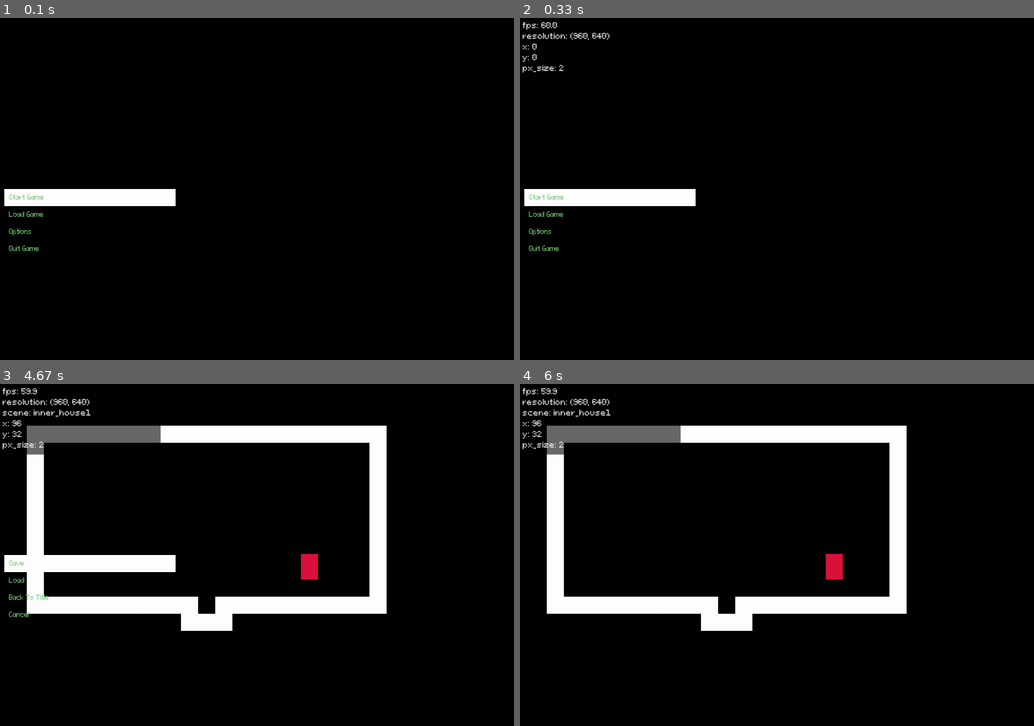
Above: before the commit, frames 1-4 (two rows, left to right).
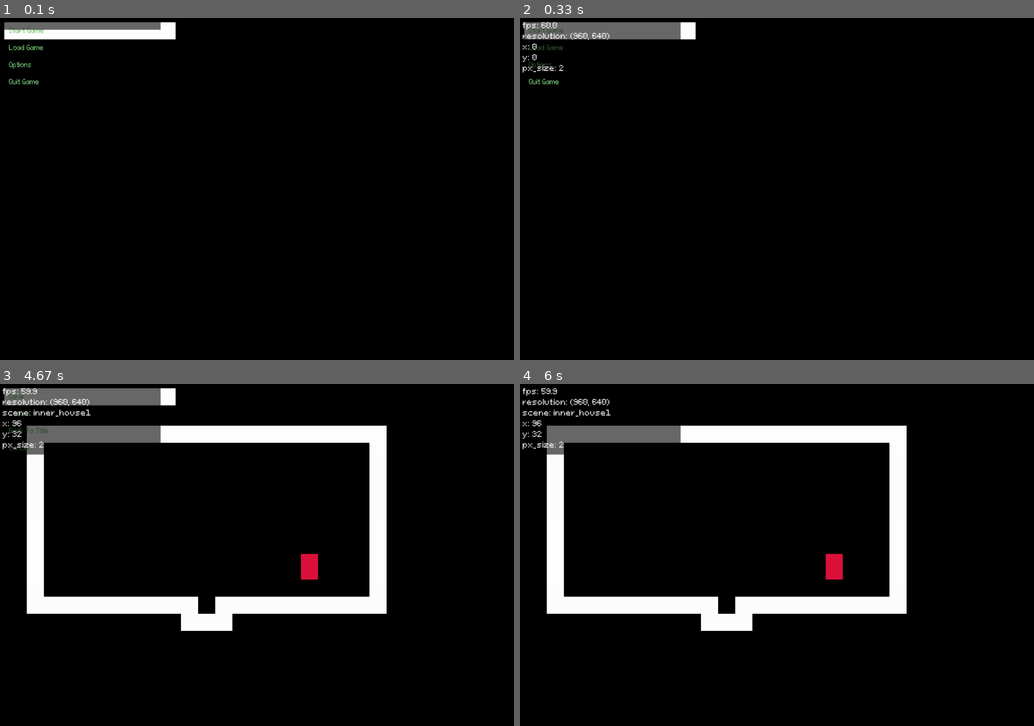
Above: after the commit, the same moments.

Repository: kritserv/rpg-maker-style-top-down-game-template
Game: pygame game, started from main.py
Two runs of this game, one before a commit and one after it. Both use one fixed random seed, a clock stepped at 60 frames per second and the inputs below.
Inputs:
- Up to frame 1 (0.1 s): no input
- Up to frame 2 (0.33 s): no input
- Up to frame 3 (4.67 s): tap Enter at 0.33 s; hold Right 0.67-1.13 s; hold Up 1.17-1.47 s; hold Left 2-2.53 s; hold Down 2.57-2.87 s; hold Left 2.9-3.3 s; hold Up 3.33-3.7 s; hold Right 3.73-4.37 s; tap X at 4.4 s
- Up to frame 4 (6 s): hold Down 4.73-5.1 s; tap Space at 5.63 s; hold Right from 5.97 s (still down)

The runs differ from the first frame. In frame 1, 3.7% of the frame differs, in the area x 0-35%, y 1-69%; in frame 2, 3.6%; in frame 3, 3.4%; in frame 4, nothing differs.

Commit message:
add load game from save

Diff:
--- a/main.py
+++ b/main.py
@@ -13,8 +13,9 @@
 	print_debug, load_screen_from_json, \
 	toggle_full_screen, update_size, \
 	load_scene_from_json, load_event_from_json, \
+	load_save_from_json, \
 	Player, TopDownMap, Camera, BlackBar, \
-	Timer, SceneManager, Event, Cursor, Menu
+	Timer, SceneManager, SaveManager, Event, Cursor, Menu
 
 pg.display.set_caption("game_title")
 pg.display.set_icon(pg.image.load("asset/img/icon.png"))
@@ -54,6 +55,13 @@
 	event = Event(
 		event_dict, player, scene_manager
 		)
+
+	save_manager = SaveManager(load_save_from_json())
+	save_manager.save_menu, save_manager.load_menu = Menu(Cursor(screen)), Menu(Cursor(screen))
+	save_manager.create_buttons()
+	print(save_manager.save_dict)
+	print(save_manager.save_menu.buttons)
+	print(save_manager.load_menu.buttons)
 
 	title_screen_menu = Menu(Cursor(screen))
 	title_screen_menu.buttons = [
@@ -119,7 +127,7 @@
 				event.trigger(start_event["effect"])
 				game_state = "main_game"
 			elif selected == "Load Game":
-				# game_state = "load_game_menu"
+				game_state = "load_game_menu"
 				pass
 			elif selected == "Options":
 				# game_state = "options_menu"
@@ -202,8 +210,40 @@
 					debug_timer.restart()
 				print_debug(debug_list)
 
-		else:
-			pass
+		elif game_state == "load_game_menu":
+
+			# ================ [ LOAD GAME LOGIC ] ==============
+
+			selected = save_manager.load_menu.update(dt, key, interact)
+			if selected == "Load From Slot 0":
+				event.trigger(save_manager.save_dict["0"])
+				game_state = "main_game"
+			elif selected == "Cancel":
+				game_state = "title_screen_menu"
+			else:
+				pass
+
+			# =============== [ LOAD GAME GRAPHIC ] ==============
+
+			save_manager.load_menu.resize(pixel_size)
+
+			screen.fill(black)
+			black_bar.draw_if_set(curr_width, curr_height, ratio)
+			save_manager.load_menu.draw(pixel_size)
+
+			# ================= [ TEST ] ===================
+
+			if debug:
+				if debug_timer.time_now() > 0.1:
+					debug_list = [
+						f"fps: {curr_fps()}",
+						f"resolution: {(curr_width, curr_height)}",
+						f"x: {save_manager.load_menu.cursor.pos[0]}",
+						f"y: {save_manager.load_menu.cursor.pos[1]}",
+						f"px_size: {pixel_size}"
+					]
+					debug_timer.restart()
+				print_debug(debug_list)
 
 		# ================= [ PYGAME STUFF ] ================
 
--- a/src/__init__.py
+++ b/src/__init__.py
@@ -3,10 +3,10 @@
 	default_screen_size, black, font_x1, font_x2, font_x3
 from .func import check_pygame_event, blit_text, print_debug, \
 	load_screen_from_json, toggle_full_screen, \
-	update_size, load_scene_from_json, load_event_from_json
+	update_size, load_scene_from_json, load_event_from_json, load_save_from_json
 from .entity import Player, TopDownMap, Camera, \
-	BlackBar, Timer, SceneManager, Event, Cursor, Menu
+	BlackBar, Timer, SceneManager, Event, Cursor, Menu, SaveManager
 
 __all__ = [clock_tick, curr_fps, default_screen_width, default_screen_height, default_screen_size, black, font_x1, font_x2, font_x3,
-	check_pygame_event, blit_text, print_debug, load_screen_from_json, load_event_from_json, toggle_full_screen, update_size, load_scene_from_json,
-	Player, TopDownMap, Camera, BlackBar, Timer, SceneManager, Event, Cursor, Menu]
+	check_pygame_event, blit_text, print_debug, load_screen_from_json, load_event_from_json, toggle_full_screen, update_size, load_scene_from_json, load_save_from_json,
+	Player, TopDownMap, Camera, BlackBar, Timer, SceneManager, Event, Cursor, Menu, SaveManager]
--- a/src/entity/__init__.py
+++ b/src/entity/__init__.py
@@ -7,5 +7,6 @@
 from .event import Event
 from .cursor import Cursor
 from .menu import Menu
+from .game_save_manager import SaveManager
 
-__all__ = (BlackBar, TopDownMap, Player, Camera, Timer, SceneManager, Event, Cursor, Menu)
+__all__ = (BlackBar, TopDownMap, Player, Camera, Timer, SceneManager, Event, Cursor, Menu, SaveManager)
--- a/src/entity/cursor.py
+++ b/src/entity/cursor.py
@@ -16,7 +16,6 @@
 		self.rects = [
 			(pg.Rect(0, 0, 16, 16), white),
 		]
-		self.x, self.y = screen.get_width()/2, screen.get_height()/2
 		self.obs = []
 		self.finished_x_move, self.finished_y_move = True, True
 		self.resize_cache_dict = {}
@@ -28,8 +27,17 @@
 		resize_pixel(self, pixel_size)
 		self.transformed_rects = correct_all_rect(self, pixel_size)
 
-	def draw(self, pixel_size):
-		pg.draw.rect(self.screen, white, pg.Rect(8+(self.pos[0]*pixel_size), (self.pos[1]*pixel_size)+self.y, self.original_width*pixel_size, self.original_height*pixel_size))
+	def draw(self, pixel_size, menu_top_left_x, menu_top_left_y):
+		pg.draw.rect(
+			self.screen,
+			white,
+			pg.Rect(
+				menu_top_left_x+(self.pos[0]*pixel_size),
+				menu_top_left_y+(self.pos[1]*pixel_size),
+				self.original_width*pixel_size,
+				self.original_height*pixel_size
+			)
+		)
 
 	def update(self, dt, key):
 		dx, dy = calculate_movement(self, key)
--- /dev/null
+++ b/src/entity/game_save_manager.py
@@ -0,0 +1,13 @@
+class SaveManager:
+	def __init__(self, save_dict):
+		self.save_dict = save_dict
+
+	def create_buttons(self):
+		for i in range(len(self.save_dict)):
+			self.save_menu.buttons.append(f"Save To Slot {i}")
+			self.load_menu.buttons.append(f"Load From Slot {i}")
+
+		self.save_menu.buttons.append("Cancel")
+		self.load_menu.buttons.append("Cancel")
+		self.save_menu.setup_buttons()
+		self.load_menu.setup_buttons()
--- a/src/entity/menu.py
+++ b/src/entity/menu.py
@@ -9,6 +9,7 @@
 		self.button_dicts = {}
 		self.plus_value = 10
 		self.columns = 1
+		self.top_left_x, self.top_left_y = 8, 8
 
 	def calculate_menu_obs_pos(self):
 		self.top = -32
@@ -33,7 +34,7 @@
 		self.cursor.resize(pixel_size)
 
 	def draw(self, pixel_size):
-		self.cursor.draw(pixel_size)
+		self.cursor.draw(pixel_size, self.top_left_x, self.top_left_y)
 		if pixel_size == 1:
 			menu_font = font_x1
 		elif pixel_size == 2:
@@ -41,7 +42,8 @@
 		else:
 			menu_font = font_x3
 
-		y = self.cursor.y - (12 * pixel_size)
+		y = self.top_left_y - (12 * pixel_size)
+
 		range_y = 16
 		for button in self.buttons:
 			y += (range_y * pixel_size)
--- a/src/func/__init__.py
+++ b/src/func/__init__.py
@@ -5,5 +5,6 @@
 from .resize_screen import toggle_full_screen, update_size
 from .load_scene_data import load_scene_from_json
 from .load_event_data import load_event_from_json
+from .load_save_data import load_save_from_json
 
-__all__ = {print_debug, blit_text, check_pygame_event, load_screen_from_json, toggle_full_screen, update_size , load_scene_from_json, load_event_from_json}
+__all__ = {print_debug, blit_text, check_pygame_event, load_screen_from_json, toggle_full_screen, update_size , load_scene_from_json, load_event_from_json, load_save_from_json}
--- /dev/null
+++ b/src/func/load_save_data.py
@@ -0,0 +1,6 @@
+from .load_json_file import json_loader
+
+def load_save_from_json():
+	save_dict = json_loader("user_data/save.json")
+
+	return save_dict
--- a/user_data/save.json
+++ b/user_data/save.json
@@ -1 +1,9 @@
-{"save1": "empty", "save2": "empty", "save3": "empty"}
+{
+	"0": {
+		"func": ["change_scene", "change_camera_stop_position"],
+		"new_scene": [0, 16, "inner_house2"],
+		"new_camera_stop_position": [-144, 144, -160, 160]
+	},
+	"1": {},
+	"2": {}
+}
